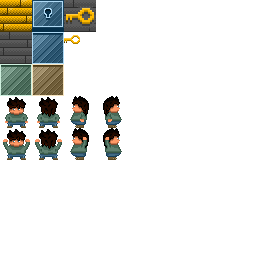
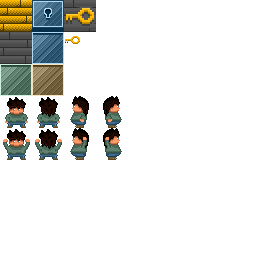
Comparing the layer stacks of the two (256, 256) images. Changes:
painted on "Item Key" over [64, 35, 80, 43]
